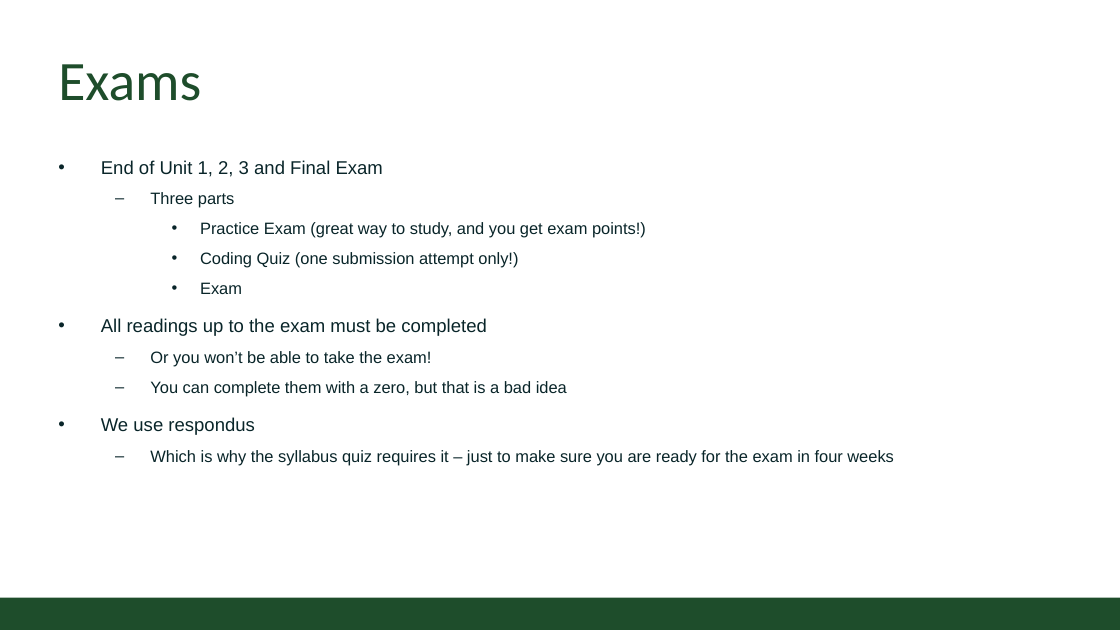
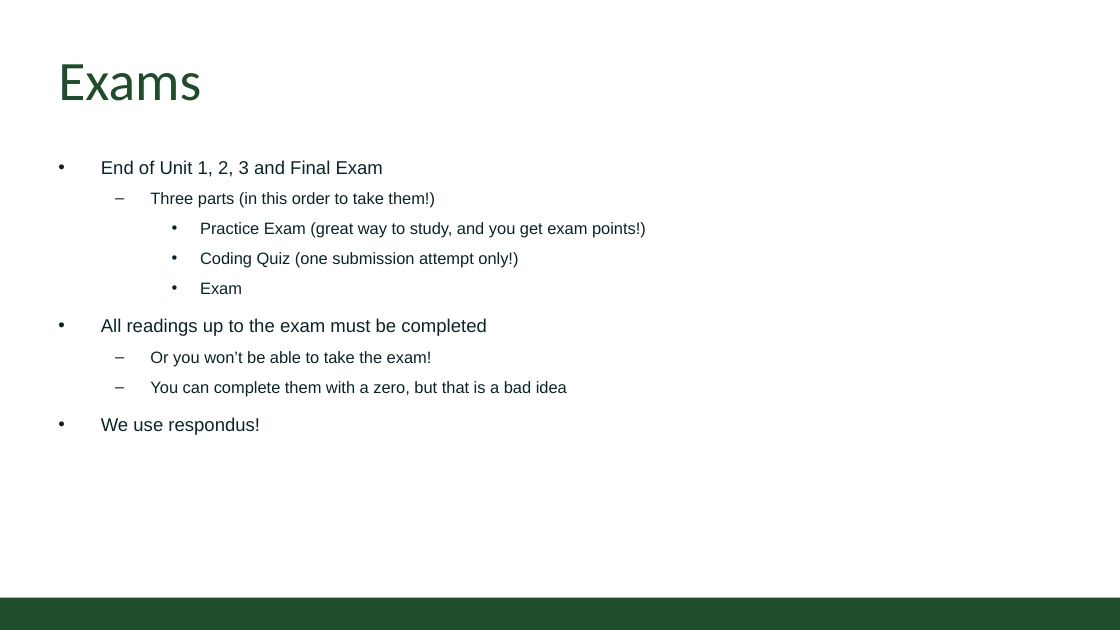
Before and after one commit to CSU-CompSci-CS163-4/Handouts, a slide deck: slide 8 of help session/week1/gold_format.pptx. Drawn at 1120x630 pixels with LibreOffice and Linux fonts; fonts in the diff are those of the drawing; background and template pictures are left out. Boxes give left, top, right and bottom in pixels: in the first picture for what was removed or moved away, otherwise in the second. Text is boxed around its words. In the diff, an @@ line names an element or a change of style, - is before the commit and + after.

```diff
--- a/help session/week1/gold_format.pptx
+++ b/help session/week1/gold_format.pptx
@@ text at [150,192,435,208]: text changed @@
-  – Three parts
+  – Three parts (in this order to take them!)
@@ text at [101,417,260,435]: text changed; size 16 to 18 pt @@
-• We use respondus
-  – Which is why the syllabus quiz requires it – just to make sure you are ready for the exam in four weeks
+• We use respondus!
```
Also in this commit, not shown: 8 other slides changed, 1 slide removed.
